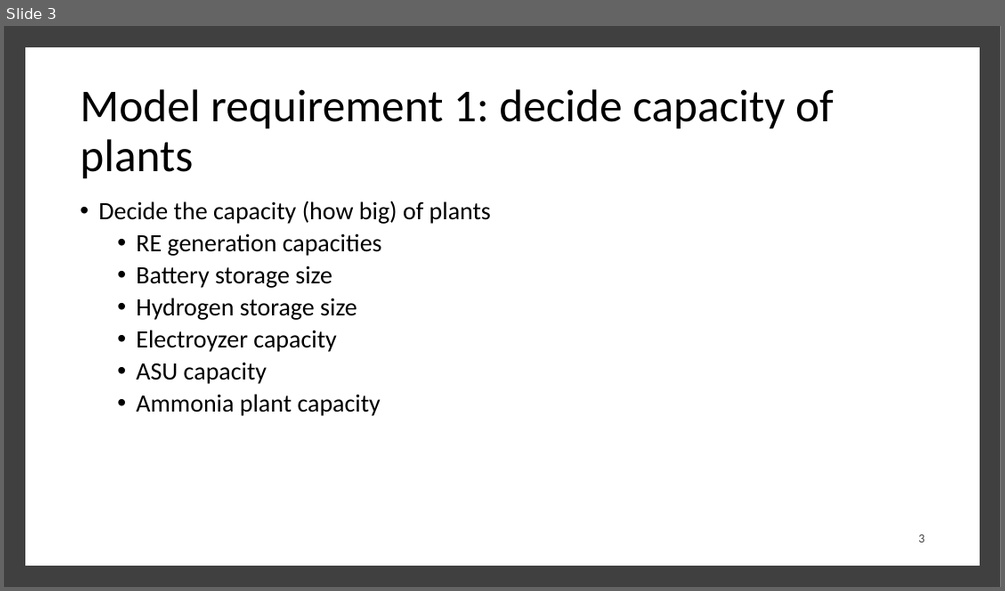
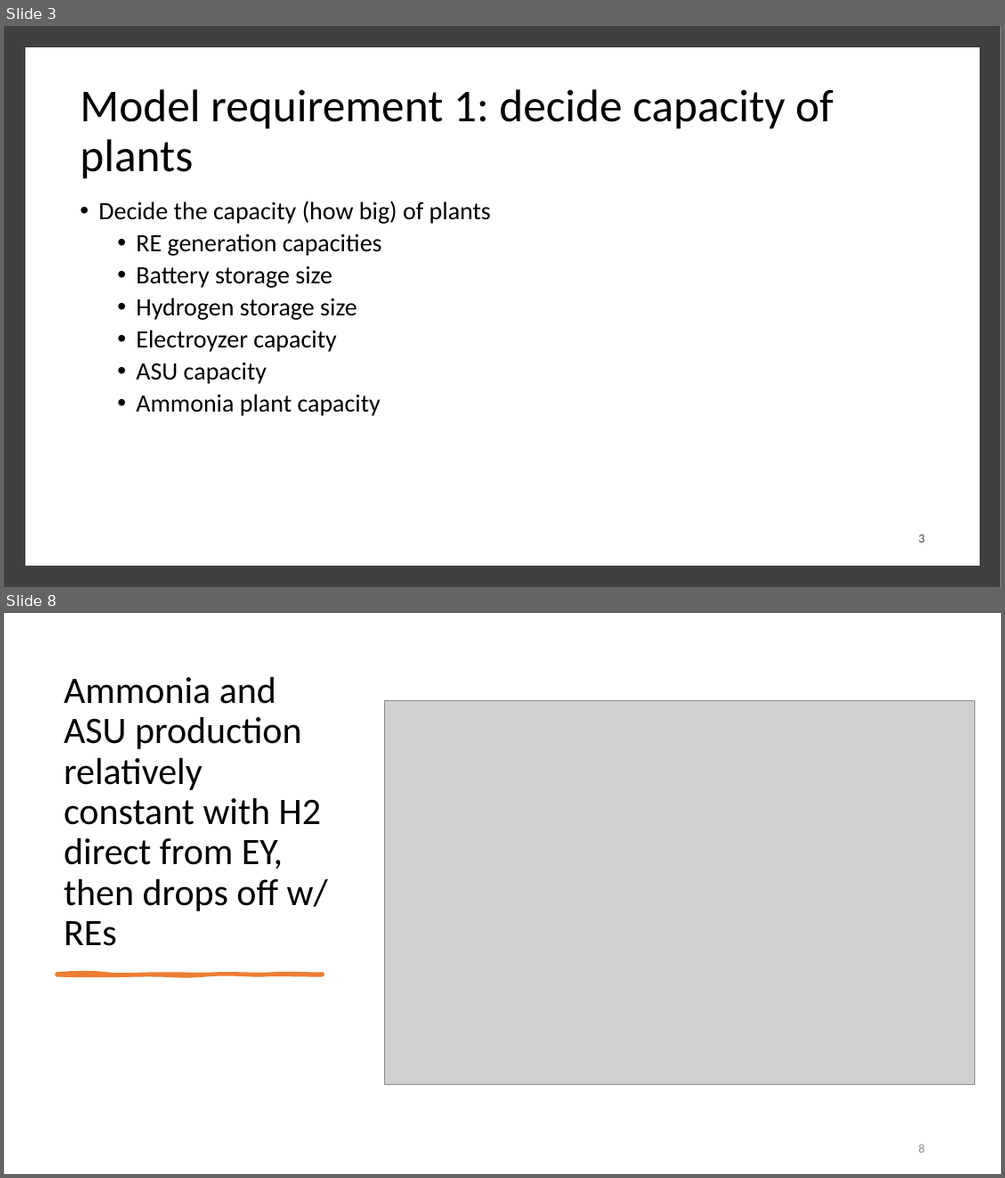
Before and after one commit to julflore000/KAUST, a slide deck: presentations/5_22 Work Review.pptx. Shown one above the other, each under a label of ours: slide 3 before the commit, slides 3 and 8 after it; the slides between them are not shown. The pictures are 1005x591 and 1005x1178 pixels, drawn with LibreOffice and Linux fonts; fonts in the diff are those of the drawing; grey boxes stand for pictures. Boxes give left, top, right and bottom in pixels: in the first picture for what was removed or moved away, otherwise in the second. Text is boxed around its words. In the diff, an @@ line names an element or a change of style, - is before the commit and + after.

```diff
--- a/presentations/5_22 Work Review.pptx
+++ b/presentations/5_22 Work Review.pptx
@@ slide 8 added at (x1=4, y1=613, x2=1001, y2=1174), background #FFFFFF @@
@@ title added at (x1=64, y1=677, x2=328, y2=946), 36 pt, text #000000 @@
+Ammonia and ASU production relatively constant with H2 direct from EY, then drops off w/ REs
@@ picture added at (x1=385, y1=700, x2=975, y2=1084) @@
@@ freeform shape added at (x1=57, y1=973, x2=323, y2=975), fill #ED7D31, outline #ED7D31 3 pt @@
@@ page number added at (x1=918, y1=1143, x2=924, y2=1152), 12 pt, text #8C8C8C @@
+8
```
Also in this commit, not shown: 2 slides changed, 4 other slides added, 1 slide removed, 12 other files.
